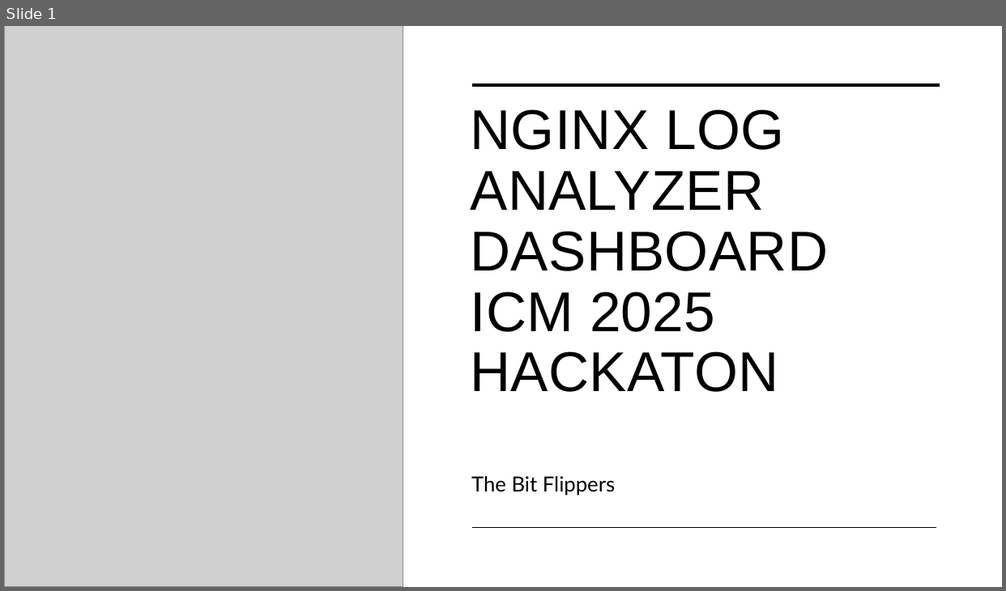
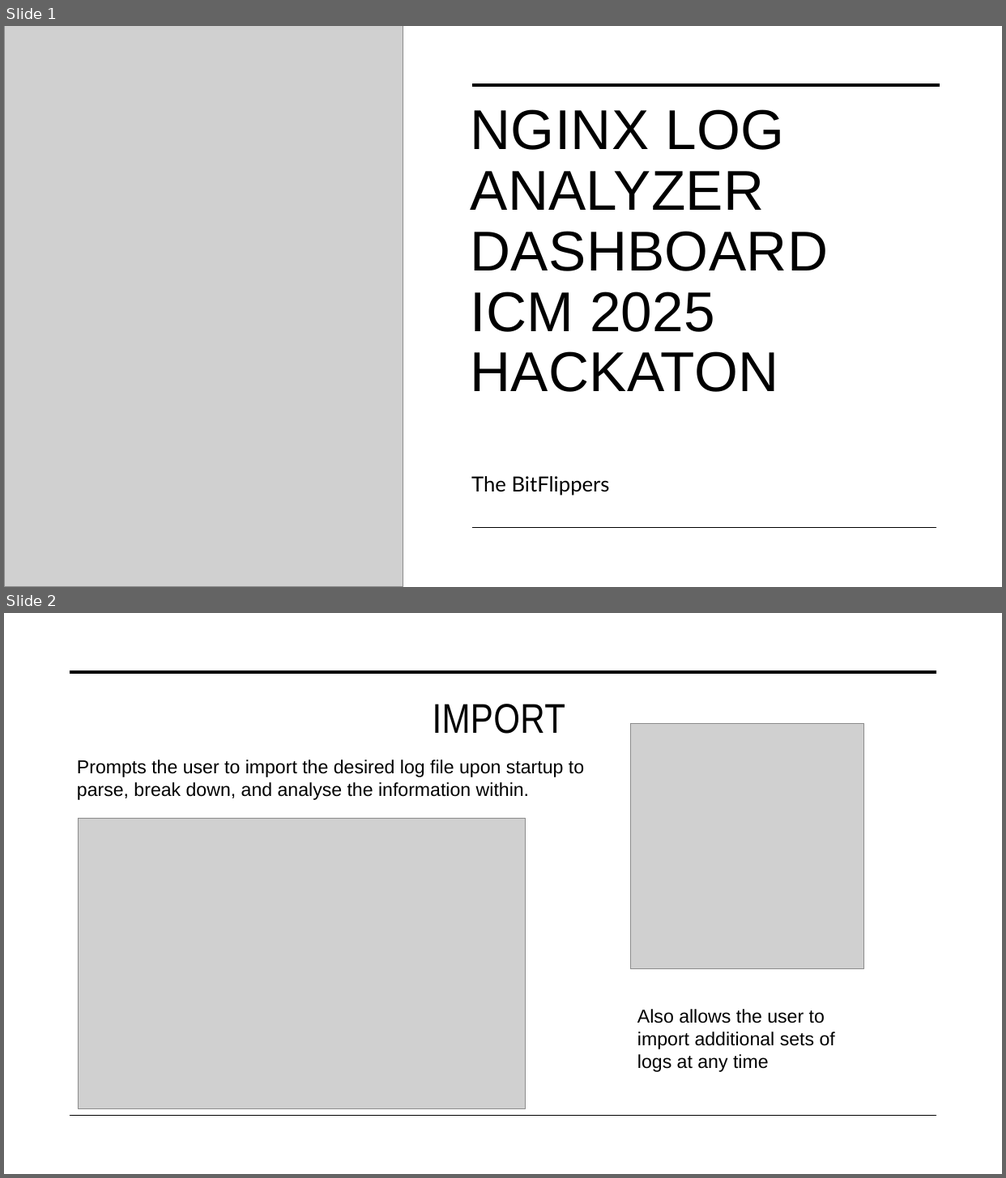
Before and after one commit to MykolaVaskevych/ICM_2025_HACKATON, a slide deck: NGINX Log Analyzer Dashboard.pptm. Shown one above the other, each under a label of ours: slide 1 before the commit, slides 1 and 2 after it. The pictures are 1006x591 and 1006x1178 pixels, drawn with LibreOffice and Linux fonts; fonts in the diff are those of the drawing; grey boxes stand for pictures. Boxes give left, top, right and bottom in pixels: in the first picture for what was removed or moved away, otherwise in the second. Text is boxed around its words. In the diff, an @@ line names an element or a change of style, - is before the commit and + after.

```diff
--- a/NGINX Log Analyzer Dashboard.pptm
+++ b/NGINX Log Analyzer Dashboard.pptm
@@ slide 2 added at (4,613,1002,1174), background #FFFFFF @@
@@ line added from (70, 672) to (937, 672), #000000 3.5 pt @@
@@ title added at (432,704,566,734), 40 pt, text #000000 @@
+IMPORT
@@ picture added at (631,724,864,969) @@
@@ text added at (77,760,584,800), 18 pt, text #000000 @@
+Prompts the user to import the desired log file upon startup to parse, break down, and analyse the information within.
@@ picture added at (78,818,525,1110) @@
@@ text added at (637,1009,835,1072), 18 pt, text #000000 @@
+Also allows the user to import additional sets of logs at any time
@@ line added from (70, 1116) to (937, 1116), #000000 1 pt @@
@@ slide 1 changed as well @@
@@ subtitle at (471,476,610,496): spaces changed @@
-The Bit Flippers
+The BitFlippers
```
Also in this commit, not shown: 3 other slides changed, 3 other slides added, 3 slides removed.
